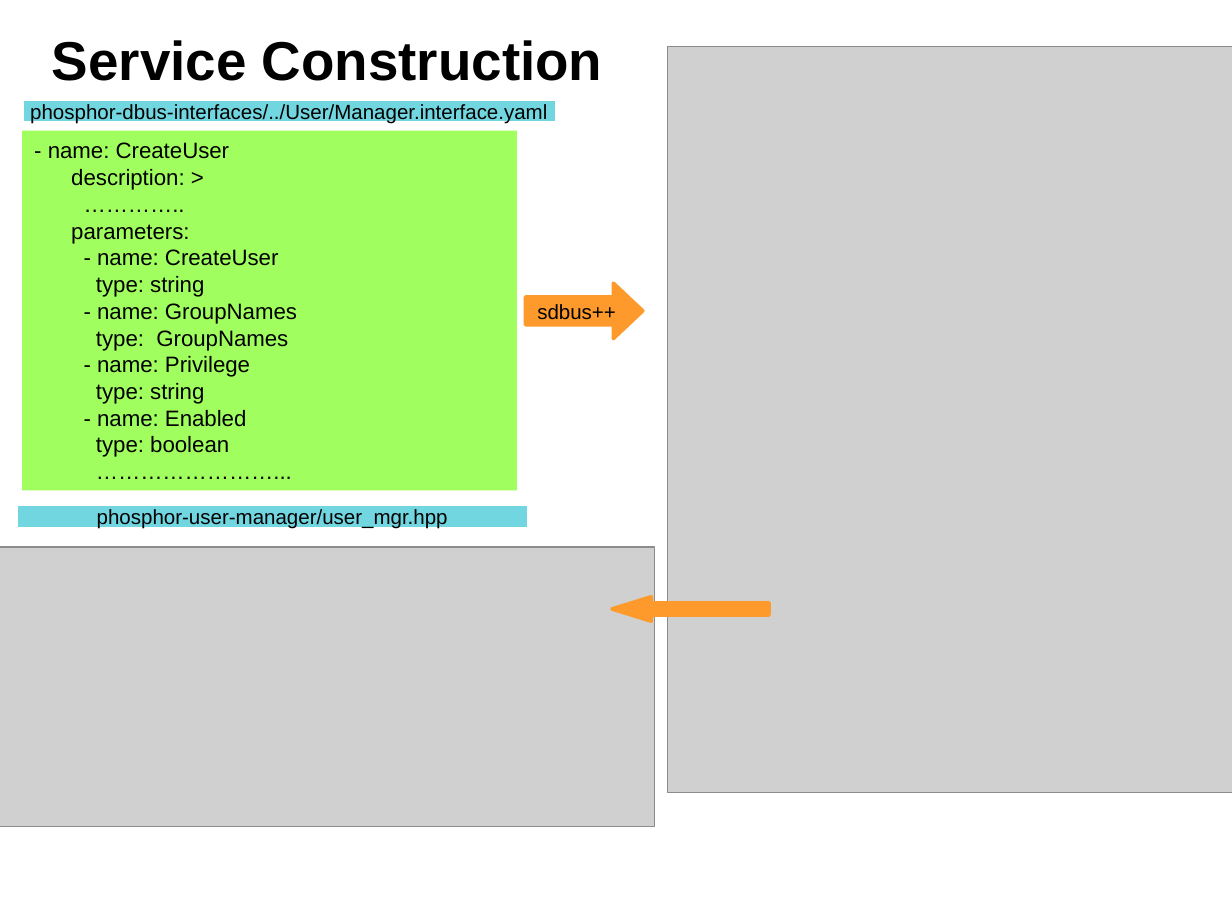
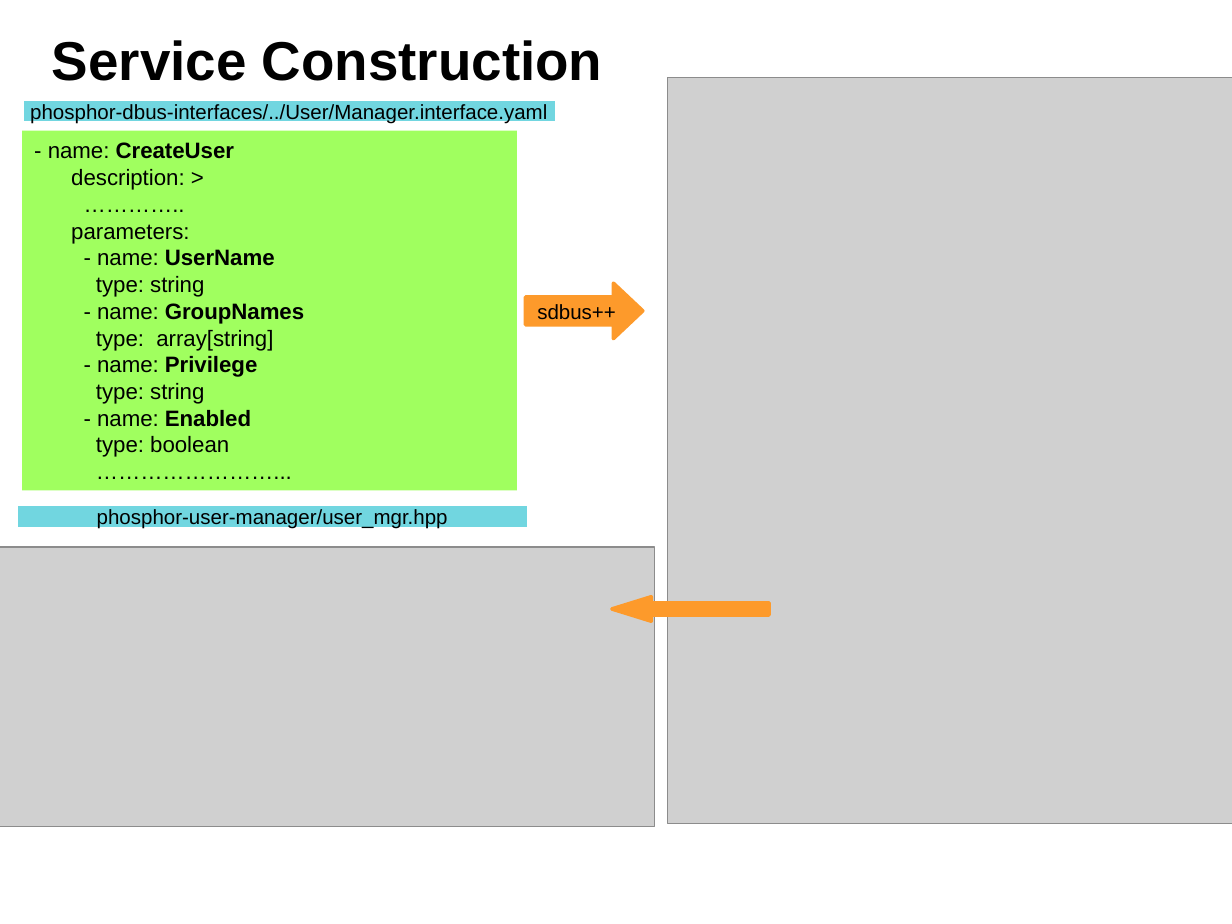
Before and after one commit to chesterlintw/conf-docs, a slide deck: slide 23 of suse-lab-conf/2019/proceeding/openbmc.odp. Drawn at 1232x924 pixels with LibreOffice and Linux fonts; fonts in the diff are those of the drawing; grey boxes stand for pictures; background and template pictures are left out. Boxes give left, top, right and bottom in pixels: in the first picture for what was removed or moved away, otherwise in the second. Text is boxed around its words. In the diff, an @@ line names an element or a change of style, - is before the commit and + after.

```diff
--- a/suse-lab-conf/2019/proceeding/openbmc.odp
+++ b/suse-lab-conf/2019/proceeding/openbmc.odp
@@ picture: place and size @@
-picture at bbox=[668, 46, 1232, 792]
+picture at bbox=[668, 78, 1232, 824]
@@ text in rectangle at bbox=[48, 142, 304, 427]: bold on in "CreateUser", "GroupNames", "Privilege", "Enabled" @@
@@ text in rectangle at bbox=[97, 249, 275, 266]: text changed; bold on @@
-- name: CreateUser
+- name: UserName
@@ text in rectangle at bbox=[96, 330, 273, 351]: text changed @@
-type: GroupNames
+type: array[string]
```
Also in this commit, not shown: 23 other slides changed, 4 slides added, 8 slides removed.
